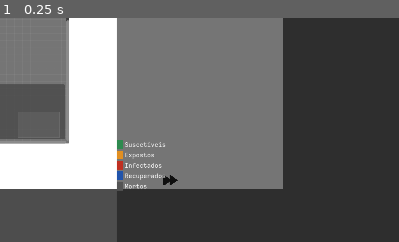
Above: before the commit, frame 1.
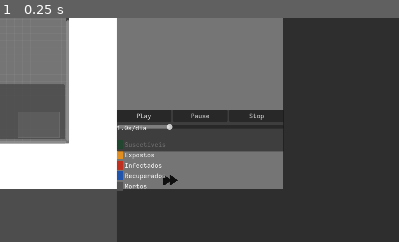
Above: after the commit, the same moment.

Repository: LeonardoMonteblanc/sir_simulator
Game: Godot game, scene res://scenes/mainSimulation.tscn
The game is run twice, just before and just after one commit, with the same random seed, the same clock (stepped at 60 frames per second) and the same inputs. This scene is started directly instead of the project's main scene.
Inputs:
- Up to frame 1 (0.25 s): no input
The pictures show only the part of the screen within x 40-90%, y 26-76%; the shares and areas given below are measured in that part.

The runs differ from the first frame. In frame 1, 7.4% of the frame differs, in the area x 29-71%, y 41-60%.
Error in both runs: Invalid access to property or key 'num_agents' on a base object of type 'Dictionary'. (res://scripts/seird_model.gd:112)

Commit message:
feat(auto-sim): controller Timer play/pause/stop + panel UI + injecao opcional na view
- core_extensions/auto_simulation/auto_simulation_controller.gd: Timer com start/pause/resume/stop/set_speed
- core_extensions/auto_simulation/control_panel.{gd,tscn}: 3 botoes + slider velocidade + feedback visual
- simulation_view.gd: hooks publicos injetar_autosim/start_autosim/pause_autosim/stop_autosim/set_speed_autosim
- main_simulation.gd: monta controller + panel em runtime, conecta sinais
- validation: validate_autosim.gd todos os 7 testes passam

Diff:
--- /dev/null
+++ b/scripts/core_extensions/auto_simulation/auto_simulation_controller.gd
@@ -0,0 +1,89 @@
+extends Node
+
+# Controller isolado de simulacao automatica (play/pause/stop) para a SEIRD view.
+# Vive em core_extensions/auto_simulation/. Se deletado, basta nao anexar este node
+# e a view volta ao modo manual (passo a passo).
+#
+# API publica (consumida por simulation_view ou hud):
+#   start(speed_seconds = 1.0)
+#   pause()
+#   resume()
+#   stop()
+#   is_running() -> bool
+#
+# Sinais:
+#   tick                     : emitido a cada passo automatico
+#   finished                 : emitido quando stop() limpa o timer
+#
+# O controller NAO conhece o modelo SEIRD. Ele apenas emite tick, e quem assina
+# (simulation_view) decide o que fazer (avancar um passo).
+
+signal tick
+signal finished
+
+var _timer: Timer
+var _rodando: bool = false
+
+func _ready() -> void:
+	_timer = Timer.new()
+	_timer.one_shot = false
+	_timer.autostart = false
+	_timer.timeout.connect(_on_timeout)
+	add_child(_timer)
+
+func start(speed_seconds: float = 1.0) -> void:
+	if not is_instance_valid(_timer):
+		_ready()
+	_timer.wait_time = maxf(speed_seconds, 0.05)  # limite minimo pra nao fritar cpu
+	_timer.start()
+	_rodando = true
+
+func pause_simulation() -> void:
+	if not is_instance_valid(_timer):
+		return
+	_timer.paused = true
+
+func resume() -> void:
+	if not is_instance_valid(_timer):
+		return
+	# se nao estava rodando, comeca do zero
+	if _timer.time_left <= 0.0 and not _rodando:
+		start(_timer.wait_time)
+		return
+	_timer.paused = false
+	_rodando = true
+
+func stop() -> void:
+	if is_instance_valid(_timer):
+		_timer.stop()
+		_timer.paused = false
+	_rodando = false
+	finished.emit()
+
+func is_running() -> bool:
+	if not is_instance_valid(_timer):
+		return false
+	return _rodando and not _timer.paused
+
+func is_paused() -> bool:
+	if not is_instance_valid(_timer):
+		return false
+	return _rodando and _timer.paused
+
+func get_speed() -> float:
+	if not is_instance_valid(_timer):
+		return 1.0
+	return _timer.wait_time
+
+func set_speed(speed_seconds: float) -> void:
+	if not is_instance_valid(_timer):
+		return
+	var novo: float = maxf(speed_seconds, 0.05)
+	var estava_rodando: bool = _rodando and not _timer.paused
+	_timer.stop()
+	_timer.wait_time = novo
+	if estava_rodando:
+		_timer.start()
+
+func _on_timeout() -> void:
+	tick.emit()
--- /dev/null
+++ b/scripts/core_extensions/auto_simulation/control_panel.gd
@@ -0,0 +1,63 @@
+extends PanelContainer
+
+# Painel de controles play/pause/stop + slider de velocidade.
+# Componente isolado de UI. Quem consome o controller de auto-sim
+# (scripts/core_extensions/auto_simulation/) recebe os sinais deste painel.
+#
+# Sinais emitidos (consumidos por quem precisar):
+#   play_pressed
+#   pause_pressed
+#   stop_pressed
+#   speed_changed(speed_seconds: float)
+
+signal play_pressed
+signal pause_pressed
+signal stop_pressed
+signal speed_changed(speed_seconds: float)
+
+@onready var _btn_play: Button = $Layout/Botoes/BtnPlay
+@onready var _btn_pause: Button = $Layout/Botoes/BtnPause
+@onready var _btn_stop: Button = $Layout/Botoes/BtnStop
+@onready var _slider: HSlider = $Layout/SliderVelocidade
+@onready var _label_vel: Label = $Layout/SliderVelocidade/LabelVel
+
+const VEL_MIN: float = 0.1
+const VEL_MAX: float = 3.0
+const VEL_PADRAO: float = 1.0
+
+func _ready() -> void:
+	_btn_play.pressed.connect(_on_play_pressed)
+	_btn_pause.pressed.connect(_on_pause_pressed)
+	_btn_stop.pressed.connect(_on_stop_pressed)
+	_slider.min_value = VEL_MIN
+	_slider.max_value = VEL_MAX
+	_slider.step = 0.1
+	_slider.value = VEL_PADRAO
+	_slider.value_changed.connect(_on_slider_changed)
+	_atualizar_label_vel(VEL_PADRAO)
+
+func _on_play_pressed() -> void:
+	play_pressed.emit()
+
+func _on_pause_pressed() -> void:
+	pause_pressed.emit()
+
+func _on_stop_pressed() -> void:
+	stop_pressed.emit()
+
+func _on_slider_changed(value: float) -> void:
+	_atualizar_label_vel(value)
+	speed_changed.emit(value)
+
+func _atualizar_label_vel(value: float) -> void:
+	if is_instance_valid(_label_vel):
+		_label_vel.text = "%.1fs/dia" % value
+
+func set_estado(rodando: bool, pausado: bool) -> void:
+	# feedback visual simples: desabilita botao que nao faz sentido no estado atual
+	if is_instance_valid(_btn_play):
+		_btn_play.disabled = rodando and not pausado
+	if is_instance_valid(_btn_pause):
+		_btn_pause.disabled = not rodando or pausado
+	if is_instance_valid(_btn_stop):
+		_btn_stop.disabled = not rodando and not pausado
--- /dev/null
+++ b/scripts/core_extensions/auto_simulation/control_panel.tscn
@@ -0,0 +1,36 @@
+[gd_scene load_steps=2 format=3 uid="uid://b8asextc4nt1"]
+
+[ext_resource type="Script" path="res://scripts/core_extensions/auto_simulation/control_panel.gd" id="1_panel"]
+
+[node name="ControlPanel" type="PanelContainer"]
+script = ExtResource("1_panel")
+
+[node name="Layout" type="VBoxContainer" parent="."]
+layout_mode = 2
+
+[node name="Botoes" type="HBoxContainer" parent="Layout"]
+layout_mode = 2
+
+[node name="BtnPlay" type="Button" parent="Layout/Botoes"]
+layout_mode = 2
+size_flags_horizontal = 3
+text = "Play"
+
+[node name="BtnPause" type="Button" parent="Layout/Botoes"]
+layout_mode = 2
+size_flags_horizontal = 3
+text = "Pause"
+
+[node name="BtnStop" type="Button" parent="Layout/Botoes"]
+layout_mode = 2
+size_flags_horizontal = 3
+text = "Stop"
+
+[node name="SliderVelocidade" type="HSlider" parent="Layout"]
+layout_mode = 2
+
+[node name="LabelVel" type="Label" parent="Layout/SliderVelocidade"]
+layout_mode = 2
+size_flags_horizontal = 4
+text = "1.0s/dia"
+horizontal_alignment = 1
--- a/scripts/main_simulation.gd
+++ b/scripts/main_simulation.gd
@@ -1,12 +1,22 @@
 # res://scripts/main_simulation.gd
 extends Control
 
-# Controlador raiz: media entre modelo, view e HUD.
-# Conforme docs/ARCHITECTURE.md: nao modifica logica do core, apenas orquestra.
+# Controlador raiz: media entre modelo, view, HUD, metricas e features isoladas
+# em core_extensions/. Conforme docs/ARCHITECTURE.md: nao modifica logica do core,
+# apenas orquestra e injeta dependencias.
 
-@onready var view_simulacao = $ColorRect/SimulationView/SimulationView
-@onready var hud_interface = $ColorRect/HUD
+const AutoSimControllerScript = preload("res://scripts/core_extensions/auto_simulation/auto_simulation_controller.gd")
+const ControlPanelScript = preload("res://scripts/core_extensions/auto_simulation/control_panel.gd")
+const ControlPanelScene = preload("res://scripts/core_extensions/auto_simulation/control_panel.tscn")
+
+@onready var view_simulacao: Control = $ColorRect/SimulationView/SimulationView
+@onready var hud_interface: Control = $ColorRect/HUD
 @onready var view_metricas: Panel = $ColorRect/MetricsView
+
+# Features (criadas em runtime; nulas quando a extensao correspondente nao foi anexada)
+var _auto_sim_ctrl: Node = null
+var _control_panel: PanelContainer = null
+
 var parametros_globais: Dictionary = {}
 
 func _input(event: InputEvent) -> void:
@@ -15,23 +25,96 @@
 
 func _ready() -> void:
 	# sempre sincroniza com SimConfig no inicio (singleton autoload)
-	parametros_globais = SimConfig.params
+	if _singleton_exists("SimConfig"):
+		parametros_globais = SimConfig.params
+	else:
+		parametros_globais = {}
 
 	# conexoes - usar is_instance_valid para seguranca
-	if is_instance_valid(view_simulacao):
-		if view_simulacao.has_signal("passo_concluido"):
-			view_simulacao.passo_concluido.connect(_distribuir_dados)
-		if view_simulacao.has_signal("surto_encerrado"):
-			view_simulacao.surto_encerrado.connect(_exibir_relatorio_final)
-	if is_instance_valid(hud_interface) and hud_interface.has_signal("solicitar_intervencao"):
+	_conectar_sinais_view()
+	_conectar_sinais_hud()
+
+	# monta feature de auto-sim
+	_montar_auto_sim()
+
+func _singleton_exists(nome: String) -> bool:
+	var root: Node = get_tree().root if get_tree() else null
+	if root == null:
+		return false
+	return root.has_node(nome)
+
+func _conectar_sinais_view() -> void:
+	if not is_instance_valid(view_simulacao):
+		return
+	if view_simulacao.has_signal("passo_concluido"):
+		view_simulacao.passo_concluido.connect(_distribuir_dados)
+	if view_simulacao.has_signal("surto_encerrado"):
+		view_simulacao.surto_encerrado.connect(_exibir_relatorio_final)
+
+func _conectar_sinais_hud() -> void:
+	if not is_instance_valid(hud_interface):
+		return
+	if hud_interface.has_signal("solicitar_intervencao"):
 		hud_interface.solicitar_intervencao.connect(_processar_intervencao)
-	if is_instance_valid(hud_interface) and hud_interface.has_signal("encerrar_simulacao_solicitado"):
+	if hud_interface.has_signal("encerrar_simulacao_solicitado"):
 		hud_interface.encerrar_simulacao_solicitado.connect(_exibir_relatorio_final)
 
+# === FEATURE AUTO-SIM (isolada em core_extensions/auto_simulation/) ===
+func _montar_auto_sim() -> void:
+	if not is_instance_valid(view_simulacao):
+		return
+	# 1. cria e anexa o controller
+	_auto_sim_ctrl = AutoSimControllerScript.new()
+	_auto_sim_ctrl.name = "AutoSimController"
+	add_child(_auto_sim_ctrl)
+
+	# 2. injeta na view (a view passa a escutar o signal tick)
+	if view_simulacao.has_method("injetar_autosim"):
+		view_simulacao.injetar_autosim(_auto_sim_ctrl)
+
+	# 3. instancia o painel de controles e adiciona na cena
+	_control_panel = ControlPanelScene.instantiate() as PanelContainer
+	if _control_panel != null:
+		_control_panel.name = "AutoSimPanel"
+		# posiciona abaixo da HUD
+		_control_panel.position = Vector2(1052, 500)
+		_control_panel.size = Vector2(402, 100)
+		add_child(_control_panel)
+		# 4. conecta botoes
+		_control_panel.play_pressed.connect(_on_autosim_play)
+		_control_panel.pause_pressed.connect(_on_autosim_pause)
+		_control_panel.stop_pressed.connect(_on_autosim_stop)
+		_control_panel.speed_changed.connect(_on_autosim_speed)
+
+func _on_autosim_play() -> void:
+	if not is_instance_valid(view_simulacao):
+		return
+	# velocidade inicial 1s por dia; se ja rodando, retoma
+	if view_simulacao.has_method("resume_autosim"):
+		view_simulacao.resume_autosim()
+	if view_simulacao.has_method("start_autosim"):
+		view_simulacao.start_autosim(1.0)
+
+func _on_autosim_pause() -> void:
+	if is_instance_valid(view_simulacao) and view_simulacao.has_method("pause_autosim"):
+		view_simulacao.pause_autosim()
+
+func _on_autosim_stop() -> void:
+	if is_instance_valid(view_simulacao) and view_simulacao.has_method("stop_autosim"):
+		view_simulacao.stop_autosim()
+	# reativa botao manual
+	if view_simulacao and view_simulacao.has_node("BtnPasso"):
+		var b: Button = view_simulacao.get_node("BtnPasso")
+		b.disabled = false
+
+func _on_autosim_speed(speed_seconds: float) -> void:
+	if is_instance_valid(view_simulacao) and view_simulacao.has_method("set_speed_autosim"):
+		view_simulacao.set_speed_autosim(speed_seconds)
+
+# === DISTRIBUICAO DE DADOS ===
 func _distribuir_dados(dados: Dictionary) -> void:
 	if is_instance_valid(hud_interface):
 		hud_interface.atualizar_interface(dados)
-	# alimenta o grafico de metricas, se a view existir
 	if is_instance_valid(view_metricas) and view_metricas.has_method("adicionar_ponto_grafico"):
 		if is_instance_valid(view_simulacao) and is_instance_valid(view_simulacao.modelo_epidemiologico):
 			var total_aves: int = view_simulacao.modelo_epidemiologico.agentes.size()
@@ -63,6 +146,9 @@
 func _exibir_relatorio_final() -> void:
 	if not is_instance_valid(view_simulacao) or not is_instance_valid(view_simulacao.modelo_epidemiologico):
 		return
+	# encerra auto-sim tambem
+	if is_instance_valid(view_simulacao) and view_simulacao.has_method("stop_autosim"):
+		view_simulacao.stop_autosim()
 	get_tree().paused = true
 
 	var summary: Dictionary = view_simulacao.modelo_epidemiologico.get_summary()
@@ -72,7 +158,6 @@
 		return
 	var relatorio: Node = relatorio_scene.instantiate()
 	add_child(relatorio)
-	# popular opcional: so chama se o metodo existir
 	if relatorio.has_method("popular"):
 		var historico: Dictionary = {}
 		if is_instance_valid(view_metricas) and "historico" in view_metricas:
--- a/scripts/simulation_view.gd
+++ b/scripts/simulation_view.gd
@@ -14,6 +14,9 @@
 
 @onready var editor_grafos: GraphEdit = $GraphEdit
 @onready var botao_passo: Button = $BtnPasso
+
+# Hook opcional de auto-sim (injetado via injetar_autosim()). Se null, modo manual.
+var _autosim: Node = null
 
 signal passo_concluido(dados_dia: Dictionary)
 signal surto_encerrado
@@ -117,6 +120,50 @@
 	if modelo_epidemiologico._check_outbreak_over():
 		botao_passo.disabled = true
 		surto_encerrado.emit()
+		# encerra simulacao automatica se estiver ativa
+		stop_autosim()
+
+# Injeta controller de auto-sim (AutoSimulationController). Idempotente.
+func injetar_autosim(controller: Node) -> void:
+	if _autosim == controller:
+		return
+	# desconecta anterior
+	if is_instance_valid(_autosim) and _autosim.has_signal("tick"):
+		if _autosim.tick.is_connected(_on_step_pressed):
+			_autosim.tick.disconnect(_on_step_pressed)
+	_autosim = controller
+	if is_instance_valid(_autosim):
+		if _autosim.has_signal("tick") and not _autosim.tick.is_connected(_on_step_pressed):
+			_autosim.tick.connect(_on_step_pressed)
+
+# Hooks publicos de play/pause/stop consumidos pelo control_panel.
+func start_autosim(speed_seconds: float = 1.0) -> void:
+	if not is_instance_valid(_autosim):
+		return
+	_autosim.call("start", speed_seconds)
+
+func pause_autosim() -> void:
+	if not is_instance_valid(_autosim):
+		return
+	_autosim.call("pause_simulation")
+
+func resume_autosim() -> void:
+	if not is_instance_valid(_autosim):
+		return
+	_autosim.call("resume")
+
+func stop_autosim() -> void:
+	if not is_instance_valid(_autosim):
+		return
+	_autosim.call("stop")
+
+func set_speed_autosim(speed_seconds: float) -> void:
+	if not is_instance_valid(_autosim):
+		return
+	_autosim.call("set_speed", speed_seconds)
+
+func has_autosim() -> bool:
+	return is_instance_valid(_autosim)
 
 func renderizar_estado_atual() -> void:
 	if not is_instance_valid(modelo_epidemiologico):
--- /dev/null
+++ b/scripts/utils/validate_autosim.gd
@@ -0,0 +1,86 @@
+extends SceneTree
+
+# Testa AutoSimulationController isoladamente.
+
+var _ticks: int = 0
+var _finished: bool = false
+
+func _on_tick() -> void:
+	_ticks += 1
+
+func _on_finished() -> void:
+	_finished = true
+
+func _init():
+	var Script = load("res://scripts/core_extensions/auto_simulation/auto_simulation_controller.gd")
+	if Script == null:
+		printerr("FAIL load controller")
+		quit(1)
+		return
+	var holder := Node.new()
+	root.add_child(holder)
+	var ctrl = Script.new()
+	holder.add_child(ctrl)
+	await process_frame
+	ctrl.tick.connect(_on_tick)
+	ctrl.finished.connect(_on_finished)
+	# 1) start com speed 0.2
+	ctrl.start(0.2)
+	if not ctrl.is_running():
+		printerr("FAIL start nao ficou rodando")
+		quit(1)
+		return
+	print("OK start: rodando=", ctrl.is_running(), " speed=", ctrl.get_speed())
+	# 2) espera 1.0s
+	await create_timer(1.0).timeout
+	if _ticks < 2:
+		printerr("FAIL ticks insuficiente: ", _ticks)
+		quit(1)
+		return
+	print("OK ticks=", _ticks, " em 1.0s com speed=0.2")
+	# 3) pause
+	var ticks_pausado: int = _ticks
+	ctrl.pause_simulation()
+	if not ctrl.is_paused():
+		printerr("FAIL pause nao pausou")
+		quit(1)
+		return
+	print("OK pause is_paused=", ctrl.is_paused())
+	await create_timer(0.5).timeout
+	if _ticks > ticks_pausado:
+		printerr("FAIL tickou apos pause: delta=", _ticks - ticks_pausado)
+		quit(1)
+		return
+	print("OK nenhum tick durante pause (delta=", _ticks - ticks_pausado, ")")
+	# 4) resume
+	ctrl.resume()
+	if not ctrl.is_running():
+		printerr("FAIL resume nao retomou")
+		quit(1)
+		return
+	await create_timer(0.5).timeout
+	if _ticks <= ticks_pausado:
+		printerr("FAIL sem tick apos resume: total=", _ticks)
+		quit(1)
+		return
+	print("OK resume ticks cresceram para ", _ticks)
+	# 5) set_speed
+	ctrl.set_speed(0.5)
+	if abs(ctrl.get_speed() - 0.5) > 0.01:
+		printerr("FAIL set_speed nao alterou: ", ctrl.get_speed())
+		quit(1)
+		return
+	print("OK set_speed=0.5")
+	# 6) stop
+	ctrl.stop()
+	if ctrl.is_running():
+		printerr("FAIL stop nao parou")
+		quit(1)
+		return
+	if not _finished:
+		printerr("FAIL finished nao foi emitido")
+		quit(1)
+		return
+	print("OK stop + finished")
+	print("VALIDATE_AUTOSIM_OK")
+	quit(0)
